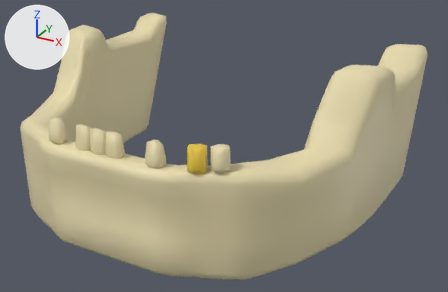
The FBX model Assets/Models/jawbone.fbx as it was, and as the next commit left it.
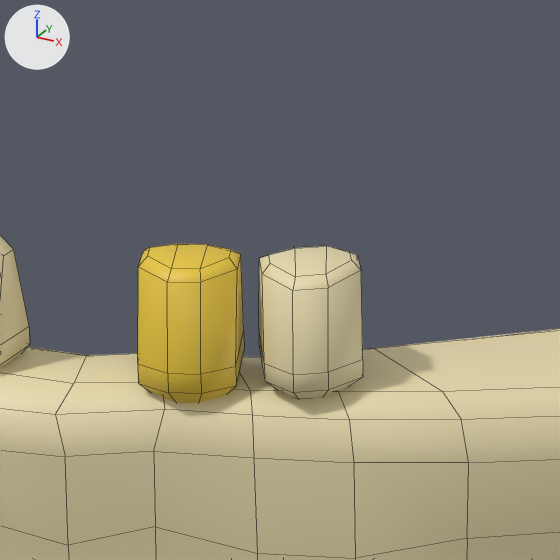
Each version is shown whole from a 50 mm lens placed at (0.842, -1.347, 0.846), pointed at (0.065, 0.065, 0.14), then close up on the part from 36% to 60% of the width and 33% to 70% of the height. The lights are fixed; the arrows at upper left show +X, +Y and +Z. The close-ups show mesh edges as thin lines.

The first close-up shows 'Jawbone'.
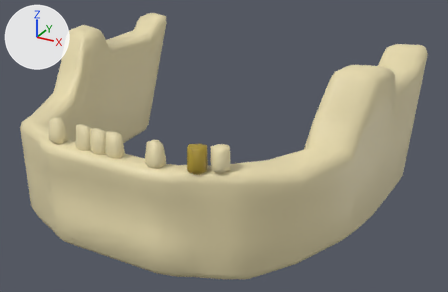
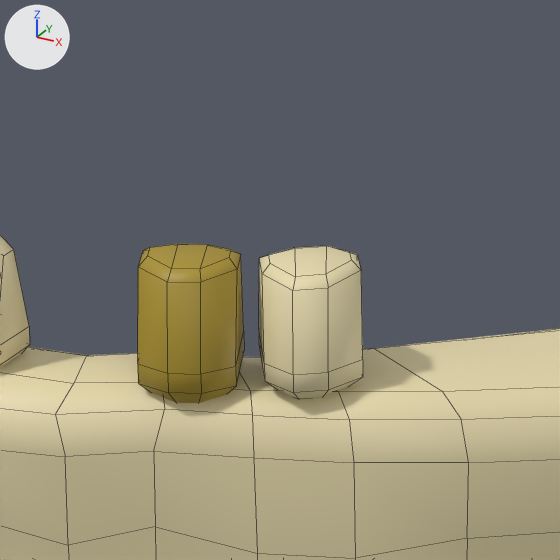
The newer file is also rescaled (x0.613) as a whole; pictures and numbers use the older file's frame.

Pixel boxes [x1, y1, x2, y2] of what changed, in the close-ups (560 x 560 px):
```json
{"part": 1, "of": "me_cube_002", "change": "recoloured", "before": [138, 244, 244, 403], "after": [138, 244, 244, 403]}
```

Edits to the scene script, one JSON object a line:
```json
{"op": "add", "block": "mat_m_jawbone_gold", "code": ["mat_m_jawbone_gold = principled_material('M_Jawbone_Gold')", "mat_m_jawbone_gold.base_color = (0.399, 0.283, 0.0266)  # yellow #a9912d"]}
{"block": "me_cube_002", "where": "me_cube_002.from_pydata(...)  # 999 vertices, 994 faces; spans x -0.502..0.509, y -0.396..0.527, z 0.003..0.417"}
{"block": "me_cube_002", "where": "# used by ob_jawbone; location = (0.0, 0.0, 0.0)"}
{"block": "me_cube_002", "change": "me_cube_002 part 1: all 35 faces that had it switch from mat_material_002 (yellow #e7c63e) to mat_m_jawbone_gold (yellow #aa912d)"}
```
